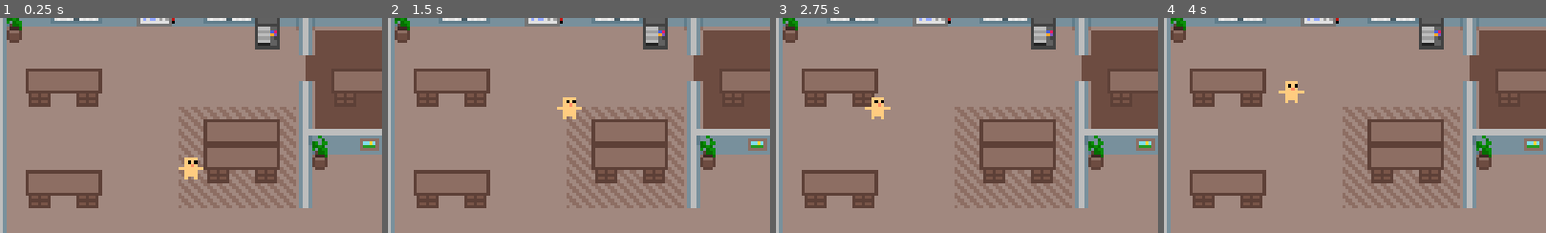
Above: before the commit, frames 1-4 (left to right).
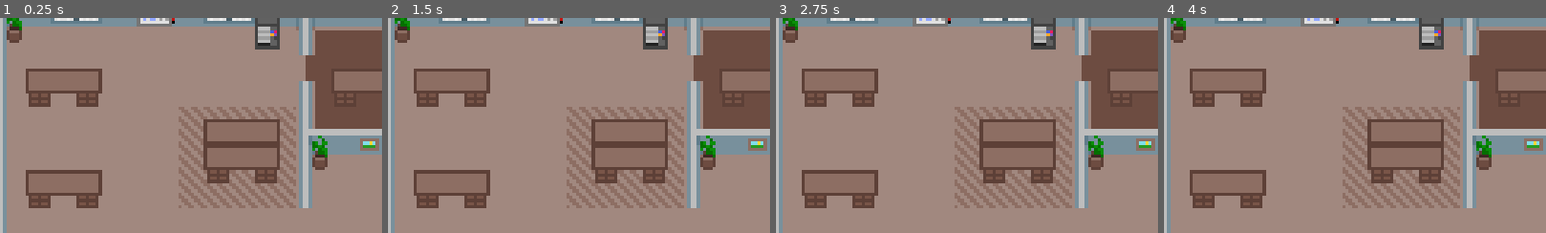
Above: after the commit, the same moments.

Repository: einord/agent-office
Game: Godot game, scene res://scenes/game.tscn
The game is run twice, just before and just after one commit, with the same random seed, the same clock (stepped at 60 frames per second) and the same inputs.
Inputs:
- Up to frame 1 (0.25 s): no input
- Up to frame 2 (1.5 s): tap Enter at 0.5 s; tap 1 at 0.6 s; tap 2 at 0.8, 1.35 s
- Up to frame 3 (2.75 s): tap 3 at 1.55, 2.1 s; tap 1 at 2.3 s
- Up to frame 4 (4 s): tap 1 at 2.85 s; tap 2 at 3.05, 3.6 s; tap 3 at 3.8 s
The pictures show only the part of the screen within x 0-50%, y 3-53%; the shares and areas given below are measured in that part.

The runs differ from the first frame. In frame 1, 0.4% of the frame differs, in the area x 46-54%, y 64-76%; in frame 2, 0.4%; in frame 3, 0.4%; in frame 4, 0.4%.

Commit message:
feat: add agent spawning and exit handling functionality

Diff:
--- a/gui/agent-office/scenes/agent.gd
+++ b/gui/agent-office/scenes/agent.gd
@@ -6,11 +6,14 @@
 @export var random_range: Vector2 = Vector2(200, 200)  # Område för slumpmässiga positioner
 @export var idle_wait_min: float = 5.0  # Minimum wait time in idle state (seconds)
 @export var idle_wait_max: float = 10.0  # Maximum wait time in idle state (seconds)
+@export var exit_wait_time: float = 2.0  # Time to wait at exit before despawning (seconds)
 @onready var navigation_agent: NavigationAgent2D = get_node("NavigationAgent2D")
 var movement_delta: float
 var current_state: AgentState = AgentState.IDLE
 var _idle_timer: float = 0.0
 var _is_idle_waiting: bool = false
+var _exit_timer: float = 0.0
+var _is_exit_waiting: bool = false
 
 func _ready() -> void:
 	navigation_agent.velocity_computed.connect(Callable(_on_velocity_computed))
@@ -40,9 +43,13 @@
 
 ## Called when exiting a state. Can be used for cleanup.
 func _exit_state(state: AgentState) -> void:
-	if state == AgentState.IDLE:
-		_idle_timer = 0.0
-		_is_idle_waiting = false
+	match state:
+		AgentState.IDLE:
+			_idle_timer = 0.0
+			_is_idle_waiting = false
+		AgentState.LEAVING:
+			_exit_timer = 0.0
+			_is_exit_waiting = false
 
 ## Sets target to a random work station from the "work_station" group.
 func _set_work_target() -> void:
@@ -111,16 +118,6 @@
 	var closest_valid = NavigationServer2D.map_get_closest_point(map_rid, fallback_target)
 	set_movement_target(closest_valid)
 
-func _unhandled_input(event: InputEvent) -> void:
-	if event is InputEventKey and event.pressed:
-		match event.keycode:
-			KEY_1:
-				change_state(AgentState.WORKING)
-			KEY_2:
-				change_state(AgentState.IDLE)
-			KEY_3:
-				change_state(AgentState.LEAVING)
-
 func _physics_process(delta):
 	# Do not query when the map has never synchronized and is empty.
 	var map_id = navigation_agent.get_navigation_map()
@@ -146,7 +143,14 @@
 						_set_idle_target()
 				return
 			AgentState.LEAVING:
-				# Stay at exit - do nothing
+				# Wait at exit, then despawn
+				if not _is_exit_waiting:
+					_is_exit_waiting = true
+					_exit_timer = exit_wait_time
+				else:
+					_exit_timer -= delta
+					if _exit_timer <= 0.0:
+						queue_free()
 				return
 		return
 
--- /dev/null
+++ b/gui/agent-office/scenes/game.gd
@@ -0,0 +1,55 @@
+extends Node2D
+
+## Preloaded agent scene for spawning new agents.
+@export var agent_scene: PackedScene
+
+@onready var _agents_container: Node2D = $Tilemap/Agents
+var _agent_queue: Array = []  # FIFO queue of agents
+
+func _ready() -> void:
+	# Clear all existing agents at startup
+	for child in _agents_container.get_children():
+		child.queue_free()
+
+## Handles keyboard input for spawning and removing agents.
+func _unhandled_input(event: InputEvent) -> void:
+	if event is InputEventKey and event.pressed:
+		# Check for + key (unicode 43) or numpad add, or = key (US keyboard)
+		if event.unicode == 43 or event.keycode == KEY_KP_ADD or event.keycode == KEY_EQUAL:
+			_spawn_agent()
+		# Check for - key (unicode 45) or numpad subtract
+		elif event.unicode == 45 or event.keycode == KEY_KP_SUBTRACT or event.keycode == KEY_MINUS:
+			_send_agent_to_exit()
+
+## Spawns a new agent at the exit location and adds it to the queue.
+func _spawn_agent() -> void:
+	if agent_scene == null:
+		push_error("Agent scene not assigned!")
+		return
+
+	# Get spawn position from exit
+	var exits = get_tree().get_nodes_in_group("exit")
+	var spawn_position = Vector2(175, 45)  # Default fallback
+	if exits.size() > 0:
+		spawn_position = exits[0].global_position
+
+	# Instance and add agent
+	var agent = agent_scene.instantiate()
+	agent.position = spawn_position
+	_agents_container.add_child(agent)
+	_agent_queue.append(agent)
+
+	# Connect to agent's removal signal
+	agent.tree_exiting.connect(_on_agent_removed.bind(agent))
+
+## Sends the oldest agent (FIFO) to the exit.
+func _send_agent_to_exit() -> void:
+	# Find the first agent that is NOT already leaving
+	for agent in _agent_queue:
+		if is_instance_valid(agent) and agent.current_state != agent.AgentState.LEAVING:
+			agent.change_state(agent.AgentState.LEAVING)
+			return
+
+## Called when an agent is removed from the scene.
+func _on_agent_removed(agent: Node) -> void:
+	_agent_queue.erase(agent)
--- a/gui/agent-office/scenes/game.tscn
+++ b/gui/agent-office/scenes/game.tscn
@@ -2,14 +2,14 @@
 
 [ext_resource type="PackedScene" uid="uid://bkuqnhixoabdn" path="res://scenes/tilemap.tscn" id="1_uwrxv"]
 [ext_resource type="PackedScene" uid="uid://cf4tl06wgnrrq" path="res://scenes/agent.tscn" id="2_yqjtg"]
+[ext_resource type="Script" path="res://scenes/game.gd" id="3_game"]
 
 [node name="Game" type="Node2D" unique_id=1157974618]
 y_sort_enabled = true
+script = ExtResource("3_game")
+agent_scene = ExtResource("2_yqjtg")
 
 [node name="Tilemap" parent="." unique_id=984404399 instance=ExtResource("1_uwrxv")]
 
 [node name="Agents" type="Node2D" parent="Tilemap" unique_id=255486486]
 y_sort_enabled = true
-
-[node name="Agent" parent="Tilemap/Agents" unique_id=1212106709 instance=ExtResource("2_yqjtg")]
-position = Vector2(64, 59)
Not shown, added: gui/agent-office/scenes/game.gd.uid
